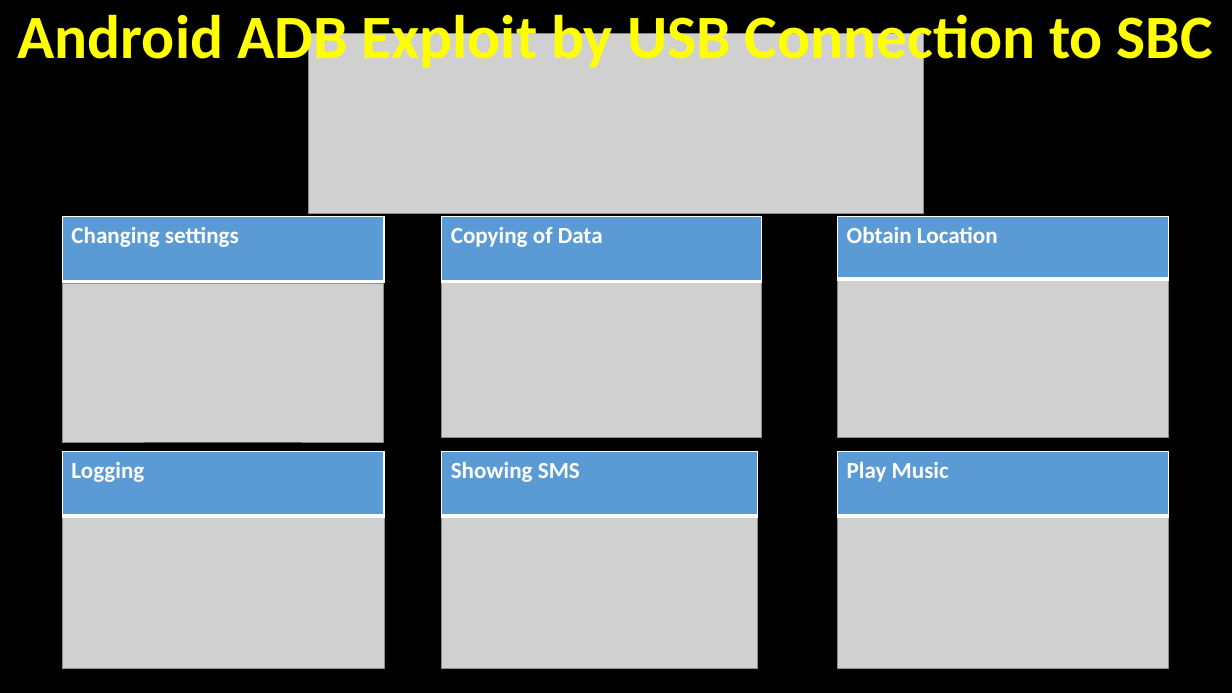
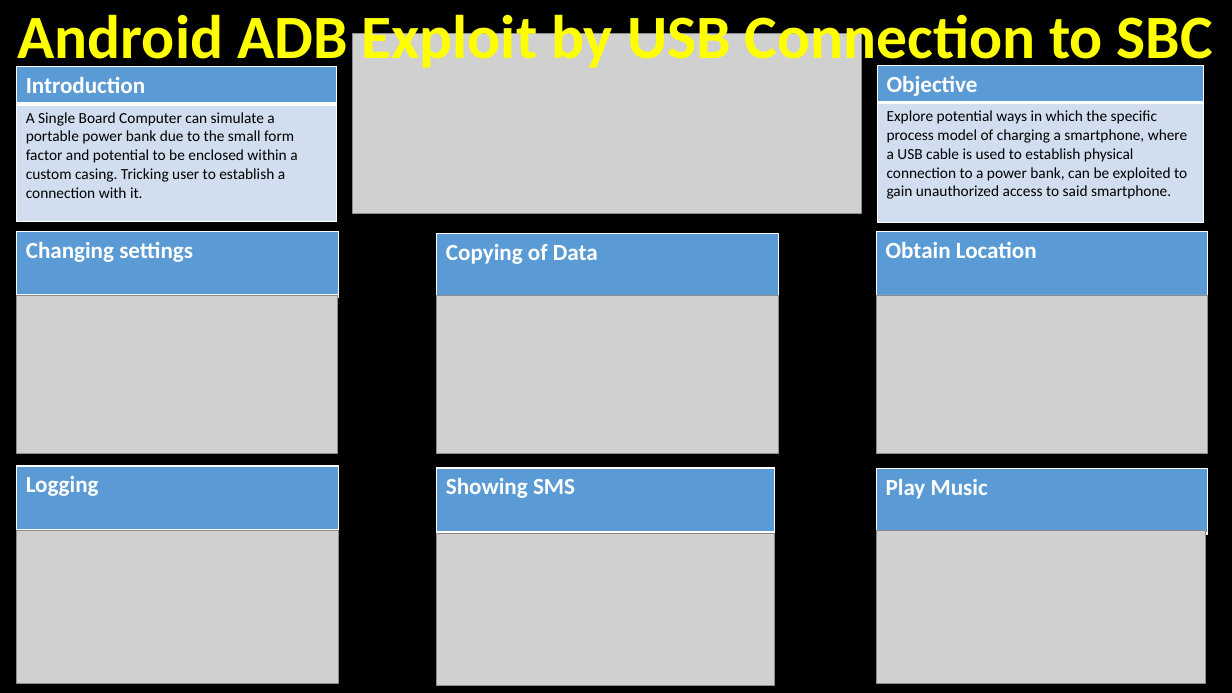
Before and after one commit to jomsenong/cs5231, a slide deck: slide 1 of cs5231 poster.pptx. Drawn at 1232x693 pixels with LibreOffice and Linux fonts; fonts in the diff are those of the drawing; grey boxes stand for pictures. Boxes give left, top, right and bottom in pixels: in the first picture for what was removed or moved away, otherwise in the second. Text is boxed around its words. In the diff, an @@ line names an element or a change of style, - is before the commit and + after.

Commit message:
FINAL COUNTDOWN
final update for poster, change as necessary

```diff
--- a/cs5231 poster.pptx
+++ b/cs5231 poster.pptx
@@ picture: place and size @@
-picture at box(309, 34, 924, 213)
+picture at box(352, 34, 862, 213)
@@ table added at box(17, 67, 336, 222), 2 rows, 1 columns @@
+Introduction
+A Single Board Computer can simulate a portable power bank due to the small form factor and potential to be enclosed within a custom casing. Tricking user to establish a connection with it.
@@ table added at box(877, 66, 1203, 223), 2 rows, 1 columns @@
+Objective
+Explore potential ways in which the specific process model of charging a smartphone, where a USB cable is used to establish physical connection to a power bank, can be exploited to gain unauthorized access to said smartphone.
@@ table: place and size @@
-table at box(442, 217, 762, 282)
+table at box(437, 234, 778, 299)
@@ table: place and size @@
-table at box(837, 217, 1168, 279)
+table at box(876, 231, 1207, 298)
@@ picture: place and size @@
-picture at box(62, 284, 383, 443)
+picture at box(17, 295, 337, 454)
@@ picture: place and size @@
-picture at box(442, 279, 762, 438)
+picture at box(437, 296, 778, 455)
@@ picture: place and size @@
-picture at box(837, 281, 1168, 438)
+picture at box(876, 295, 1207, 454)
@@ 2 tables, 1 picture: place and size @@
-2 tables, 1 picture at box(62, 217, 384, 669)
+2 tables, 1 picture at box(17, 231, 338, 683)
@@ table: place and size @@
-table at box(442, 452, 758, 517)
+table at box(437, 468, 775, 532)
@@ table: place and size @@
-table at box(837, 452, 1168, 517)
+table at box(876, 470, 1207, 534)
@@ picture: place and size @@
-picture at box(442, 518, 758, 669)
+picture at box(437, 534, 775, 686)
@@ picture: place and size @@
-picture at box(837, 517, 1168, 669)
+picture at box(876, 531, 1206, 683)
```
